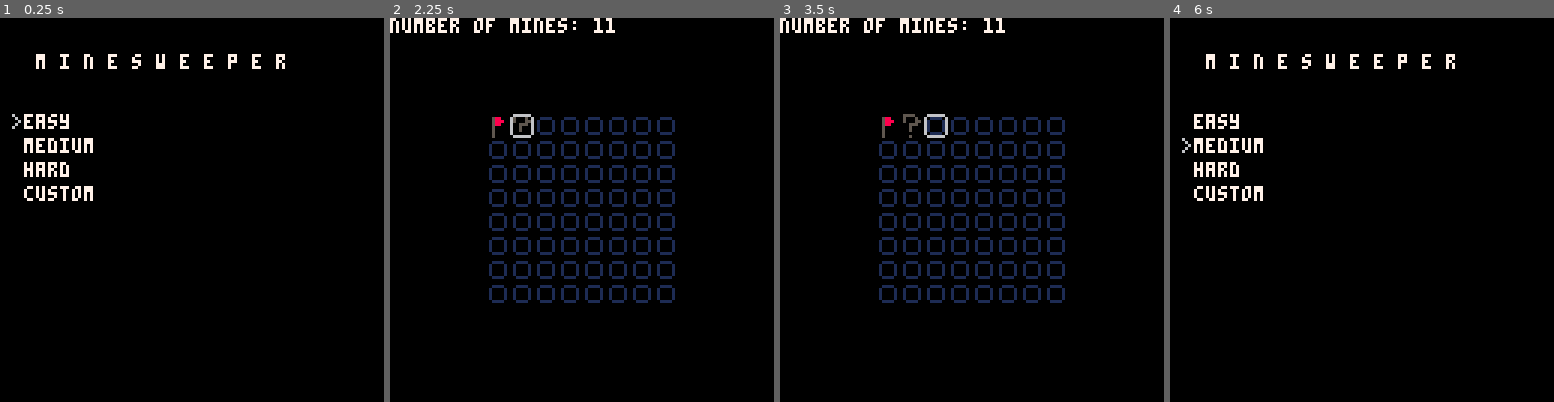
Above: before the commit, frames 1-4 (left to right).
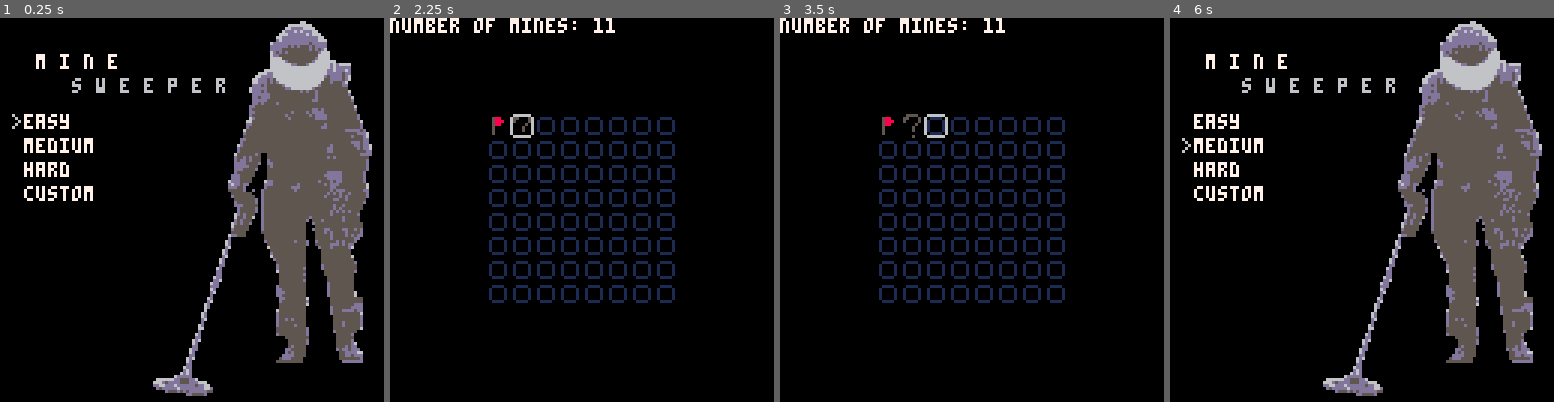
Above: after the commit, the same moments.

Repository: bladh/pico8-minesweeper
Game: PICO-8 cartridge mine.p8
Same seed, same stepped clock (60 frames per second), same inputs: the game is played once before the commit and once after it.
Inputs:
- Up to frame 1 (0.25 s): no input
- Up to frame 2 (2.25 s): tap X (X key) at 0.33, 1.07, 1.85 s; tap O (Z key) at 0.7, 1.7, 2.1 s; hold Right 1.6-2.1 s; hold Up from 2.15 s (still down)
- Up to frame 3 (3.5 s): release Up at 2.42 s; hold Right 2.47-3.03 s; tap O (Z key) at 2.5, 2.9, 3.3 s; tap X (X key) at 2.97 s; hold Left from 3.08 s (still down)
- Up to frame 4 (6 s): release Left at 3.58 s; hold Down 3.63-3.97 s; tap O (Z key) every 0.4 s from 3.7 to 5.7 s; hold Right 4.02-4.68 s; tap X (X key) at 4.08, 5.2 s; hold Up 4.73-5.03 s; hold Left 5.08-5.68 s; hold Down from 5.73 s (still down)

The runs differ from the first frame. In frame 1, 22% of the frame differs, in the area x 18-97%, y 0-99%; in frame 2, less than 0.1%; in frame 3, less than 0.1%; in frame 4, 22%.

Commit message:
Add graphic for title screen

Diff:
--- a/mine.p8
+++ b/mine.p8
@@ -47,17 +47,17 @@
     for j=0,board.height-1 do
       local tile = board.f[i+1][j+1]
       if tile.flag == 0 do
-        spr(1, i*8+ho, j*8+vo)
+        spr(10, i*8+ho, j*8+vo)
       elseif tile.flag == 1 do
         print(board.f[i+1][j+1].v, i*8+2+ho,j*8+2+vo, get_color(board.f[i+1][j+1].v))
       elseif tile.flag == 2 do
-        spr(3, i*8+ho, j*8+vo)
+        spr(12, i*8+ho, j*8+vo)
       elseif tile.flag == 3 do
-        spr(4, i*8+ho, j*8+vo)
+        spr(13, i*8+ho, j*8+vo)
       end
     end
   end
-  spr(2, (selection.x-1)*8+ho, (selection.y-1)*8+vo)
+  spr(11, (selection.x-1)*8+ho, (selection.y-1)*8+vo)
   if winner do
     print("congratulations!",0,0,7)
   elseif playing == false do
@@ -295,8 +295,10 @@
 
 end
 function draw_menu(mstate)
-  print("m i n e s w e e p e r", 12, 12, 7)
-
+  print("m i n e", 12, 12, 7)
+  print("s w e e p e r", 24, 20, 6)
+
+  sspr(0,0,10*8,16*8, 48, 0)
   print("easy", 8, 8*4, 7)
   print("medium", 8, 8*5, 7)
   print("hard", 8, 8*6, 7)
Not shown, changed: 126 lines of the sprite sheet (__gfx__) section of mine.p8
